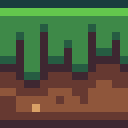
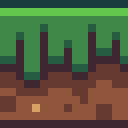
Comparing the layer stacks of the two w=128, h=128 images. Changes:
added layer "Calque Copié #1" above "Calque Copié" over box(0, 96, 128, 120)
